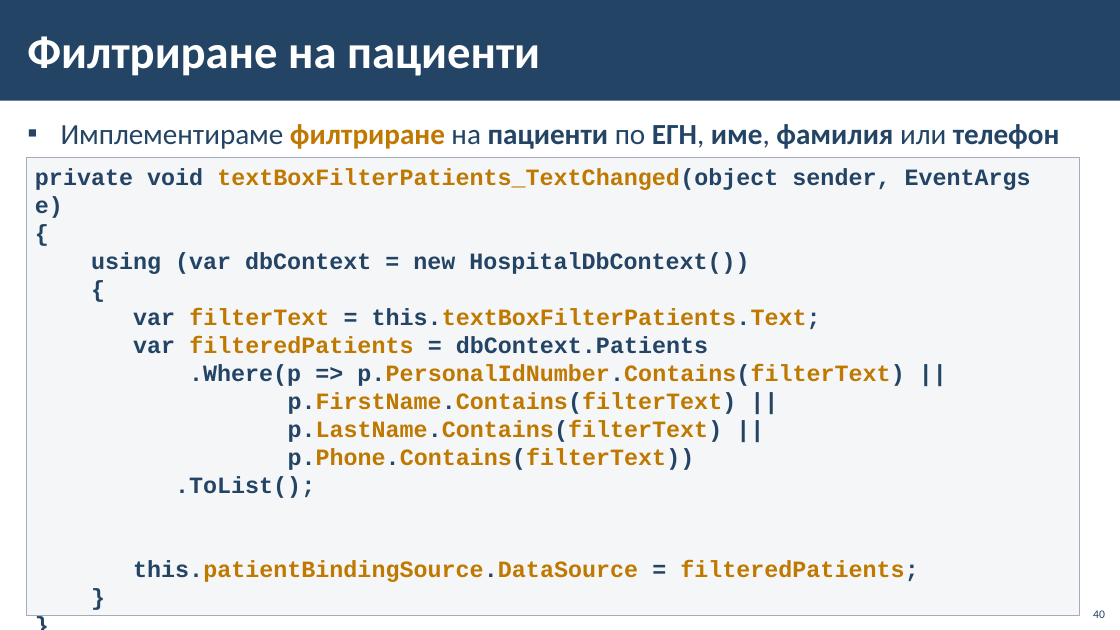
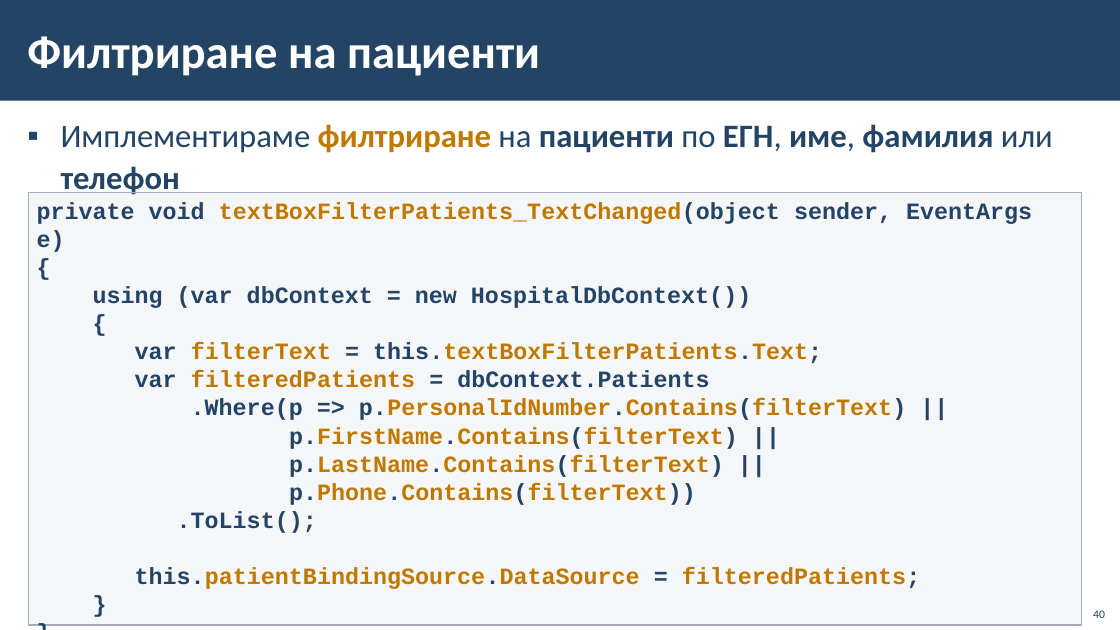
Before and after one commit to BG-IT-Edu/School-Programming, a slide deck: slide 40 of Courses/Software-Sciences/Module-4-Information-Systems-New/12-Implementation-of-Information-System/12.3-Implementation-of-Information-System.pptx. Drawn at 1120x630 pixels with LibreOffice and Linux fonts; fonts in the diff are those of the drawing; background and template pictures are left out. Boxes give left, top, right and bottom in pixels: in the first picture for what was removed or moved away, otherwise in the second. Text is boxed around its words. In the diff, an @@ line names an element or a change of style, - is before the commit and + after.

```diff
--- a/Courses/Software-Sciences/Module-4-Information-Systems-New/12-Implementation-of-Information-System/12.3-Implementation-of-Information-System.pptx
+++ b/Courses/Software-Sciences/Module-4-Information-Systems-New/12-Implementation-of-Information-System/12.3-Implementation-of-Information-System.pptx
@@ text "Имплементираме филтриране на пациенти по ..." at (x1=61, y1=124, x2=1053, y2=195): size 25 to 28 pt @@
@@ rectangle "private void textBoxFilterPatients_TextChanged(object sender ..." resized from (x1=27, y1=158, x2=1081, y2=616) to (x1=29, y1=192, x2=1082, y2=625) @@
```
Also in this commit, not shown: 23 other slides changed.
